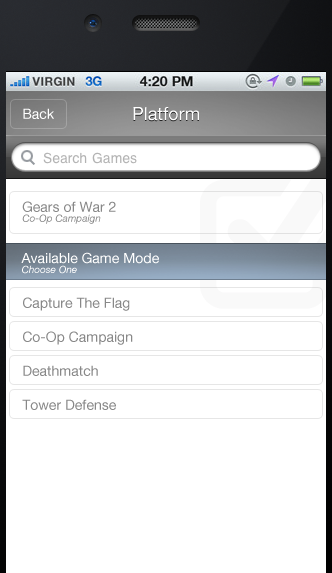
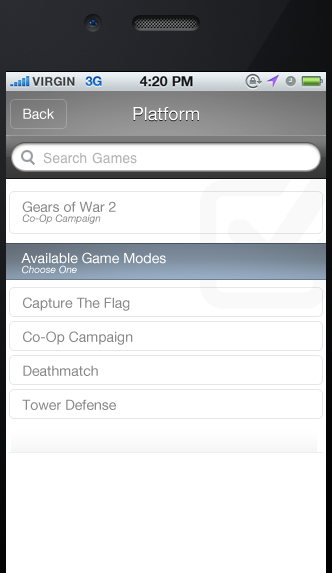
The second 332×573 image is a revision of the first. Changes to its layers:
showed group "shading" (2 layers) over [9, 436, 323, 453]
renamed "Available Game Mode" to "Available Game Modes", painted on it over [159, 255, 166, 264]
